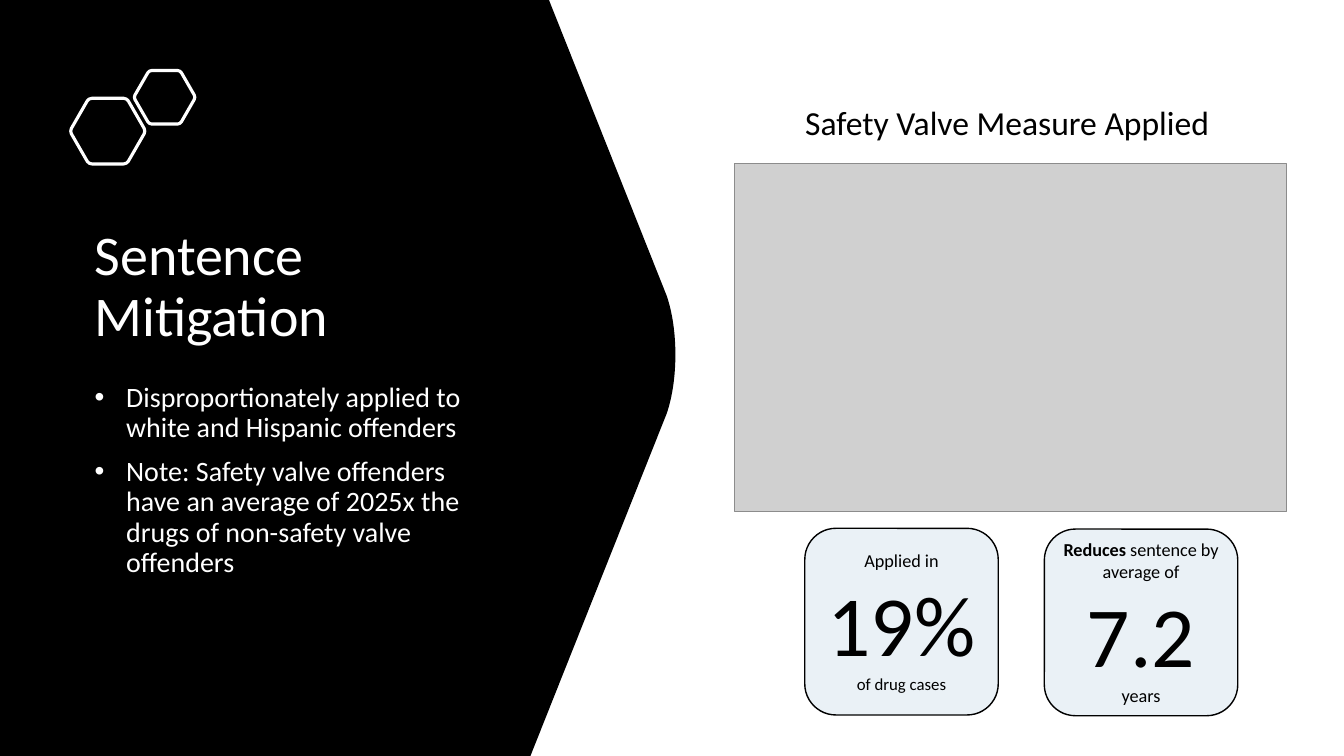
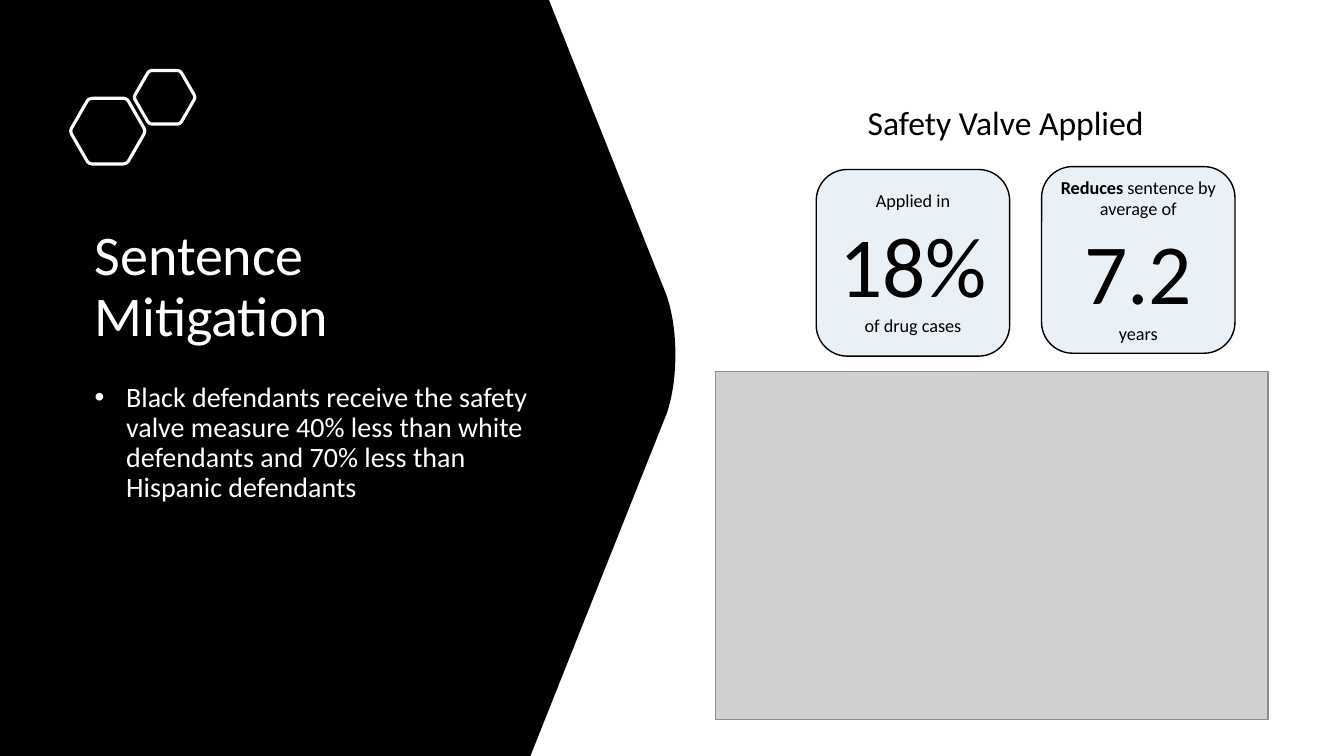
Before and after one commit to jenwhitson/sentencing_project, a slide deck: slide 15 of Presentation.pptx (slide 16 before the commit). Drawn at 1344x756 pixels with LibreOffice and Linux fonts; fonts in the diff are those of the drawing; grey boxes stand for pictures. Boxes give left, top, right and bottom in pixels: in the first picture for what was removed or moved away, otherwise in the second. Text is boxed around its words. In the diff, an @@ line names an element or a change of style, - is before the commit and + after.

Commit message:
updated stats in sentence enhancement portion

```diff
--- a/Presentation.pptx
+++ b/Presentation.pptx
@@ text at box(868, 111, 1143, 141): text changed @@
-Safety Valve Measure Applied
+Safety Valve Applied
@@ rounded rectangle "Applied in": place and size @@
-rounded rectangle "Applied in" at box(805, 528, 998, 715)
+rounded rectangle "Applied in" at box(817, 169, 1010, 356)
@@ rounded rectangle "Reduces sentence by average of": place and size @@
-rounded rectangle "Reduces sentence by average of" at box(1045, 529, 1238, 716)
+rounded rectangle "Reduces sentence by average of" at box(1042, 166, 1235, 353)
@@ text in rounded rectangle at box(839, 238, 987, 298): text changed @@
-19%
+18%
@@ text in rounded rectangle at box(865, 319, 961, 335): size 12 to 12.9 pt in "of drug cases" @@
@@ text at box(126, 387, 527, 502): text changed @@
-• Disproportionately applied to white and Hispanic offenders
-• Note: Safety valve offenders have an average of 2025x the drugs of non-safety valve offenders
+• Black defendants receive the safety valve measure 40% less than white defendants and 70% less than Hispanic defendants
@@ picture: place and size @@
-picture at box(735, 164, 1288, 512)
+picture at box(716, 372, 1268, 720)
```
Also in this commit, not shown: 11 other slides changed, 6 slides removed.
